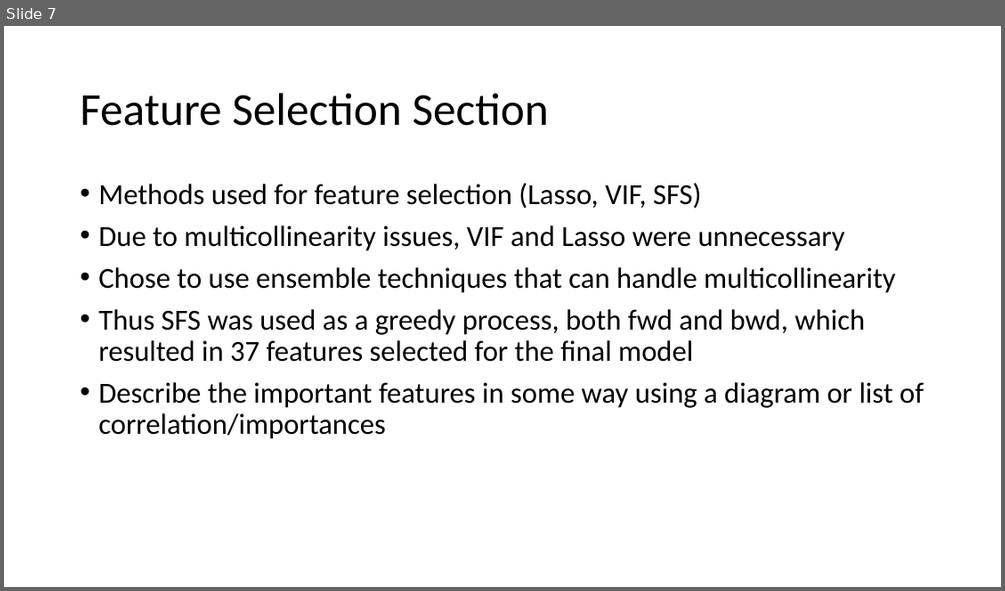
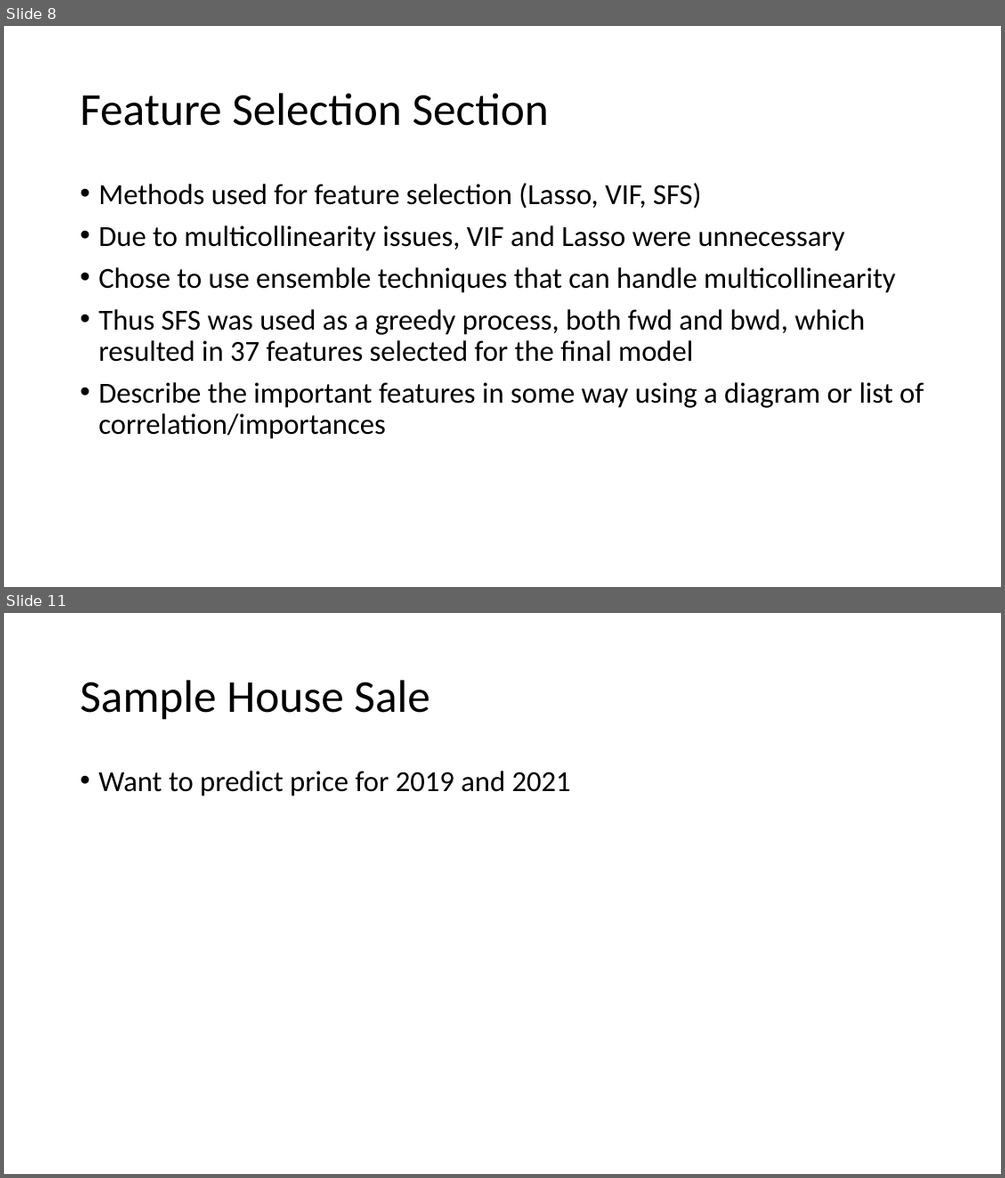
Before and after one commit to lelandjmurrin/Ames_Housing_Project, a slide deck: Ames_Housing_Project_Presentation.pptx. Shown one above the other, each under a label of ours: slide 7 before the commit, slides 8 and 11 after it; the slides between them are not shown. The pictures are 1005x591 and 1005x1178 pixels, drawn with LibreOffice and Linux fonts; fonts in the diff are those of the drawing. Boxes give left, top, right and bottom in pixels: in the first picture for what was removed or moved away, otherwise in the second. Text is boxed around its words. In the diff, an @@ line names an element or a change of style, - is before the commit and + after.

```diff
--- a/Ames_Housing_Project_Presentation.pptx
+++ b/Ames_Housing_Project_Presentation.pptx
@@ slide 11 added at [4, 613, 1001, 1174], background #FFFFFF @@
@@ title added at [80, 680, 429, 720], 44 pt, text #000000 @@
+Sample House Sale
@@ text added at [98, 771, 571, 796], 28 pt, text #000000 @@
+• Want to predict price for 2019 and 2021
@@ what was slide 7 is now slide 8 @@
```
Also in this commit, not shown: 6 slides changed, 2 other slides added, 1 other file.
